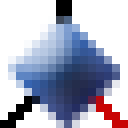
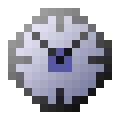
Before/after of a 128x128 layered artwork. What changed in the layer stack:
added group "Think Time" with 6 layers above "Resource Environment" over box(8, 8, 112, 112)
added layer "Ebene 107" in group "Think Time" over box(32, 32, 64, 64)
added layer "Ebene 108" in group "Think Time" over box(64, 24, 96, 56)
added layer "Ebene 109" in group "Think Time" over box(48, 48, 72, 72)
added layer "Ebene 106" in group "Think Time" over box(16, 16, 104, 104)
added layer "Ebene 104" in group "Think Time" over box(16, 16, 104, 104)
added layer "Ebene 105" in group "Think Time" over box(8, 8, 112, 112)
hid group "Branch Action" (8 layers) over box(0, 0, 128, 128)
